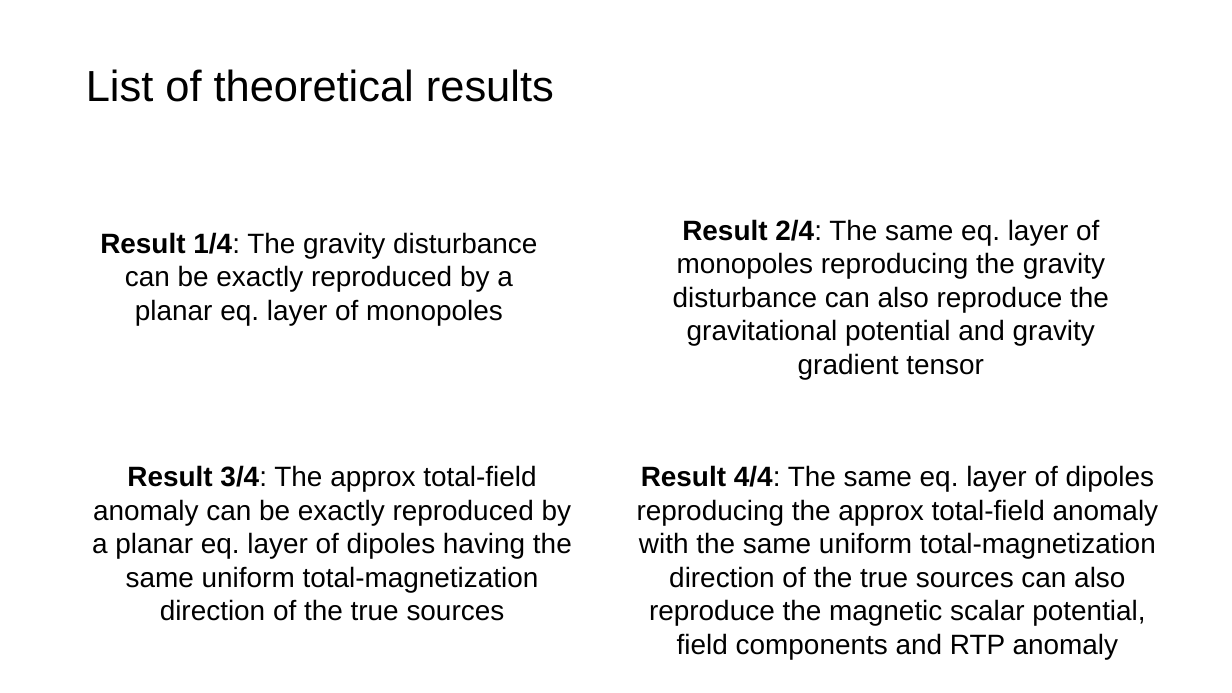
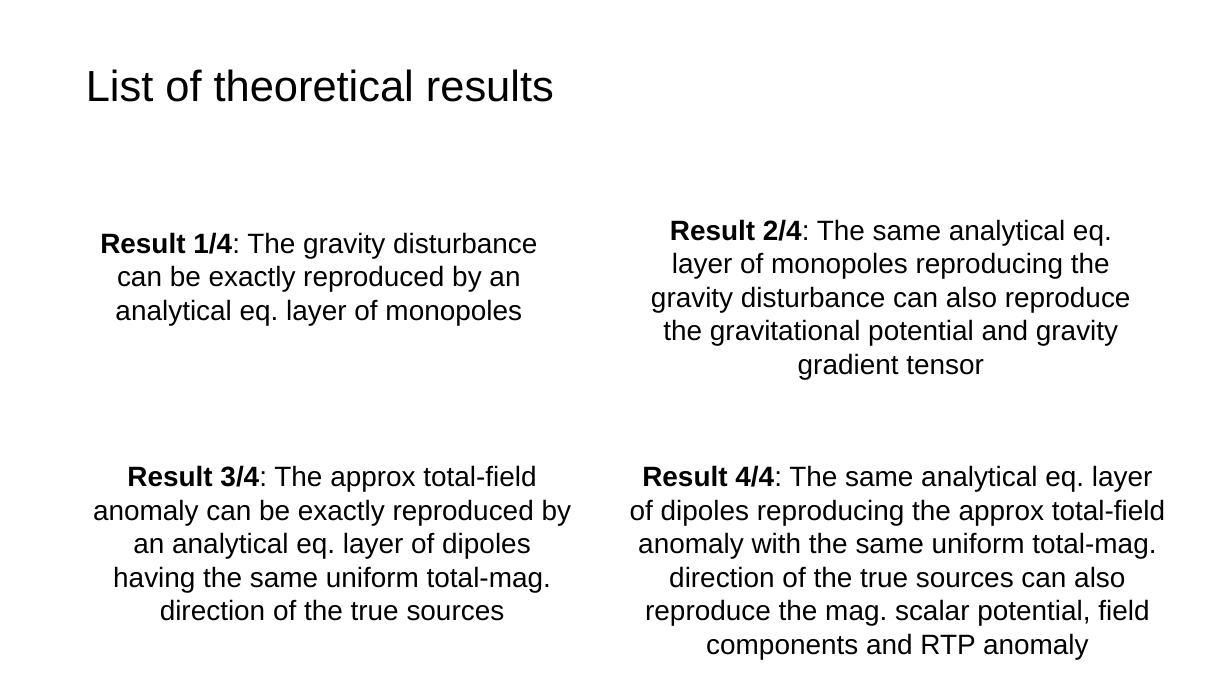
Before and after one commit to pinga-lab/EqL-overview-TU-Freiberg, a slide deck: slide 166 of TU-Freiberg-feb2022.odp (slide 144 before the commit). Drawn at 1232x693 pixels with LibreOffice and Linux fonts; fonts in the diff are those of the drawing. Boxes give left, top, right and bottom in pixels: in the first picture for what was removed or moved away, otherwise in the second. Text is boxed around its words. In the diff, an @@ line names an element or a change of style, - is before the commit and + after.

```diff
--- a/TU-Freiberg-feb2022.odp
+++ b/TU-Freiberg-feb2022.odp
@@ text at (100,232,537,325): text changed @@
-Result 1/4: The gravity disturbance can be exactly reproduced by a planar eq. layer of monopoles
+Result 1/4: The gravity disturbance can be exactly reproduced by an analytical eq. layer of monopoles
@@ text at (651,219,1131,379): text changed @@
-Result 2/4: The same eq. layer of monopoles reproducing the gravity disturbance can also reproduce the gravitational potential and gravity gradient tensor
+Result 2/4: The same analytical eq. layer of monopoles reproducing the gravity disturbance can also reproduce the gravitational potential and gravity gradient tensor
@@ text at (93,465,572,621): text changed @@
-Result 3/4: The approx total-field anomaly can be exactly reproduced by a planar eq. layer of dipoles having the same uniform total-magnetization direction of the true sources
+Result 3/4: The approx total-field anomaly can be exactly reproduced by an analytical eq. layer of dipoles having the same uniform total-mag. direction of the true sources
@@ text at (630,465,1165,659): text changed @@
-Result 4/4: The same eq. layer of dipoles reproducing the approx total-field anomaly with the same uniform total-magnetization direction of the true sources can also reproduce the magnetic scalar potential, field components and RTP anomaly
+Result 4/4: The same analytical eq. layer of dipoles reproducing the approx total-field anomaly with the same uniform total-mag. direction of the true sources can also reproduce the mag. scalar potential, field components and RTP anomaly
```
Also in this commit, not shown: 82 other slides changed, 24 slides added, 2 slides removed, 2 other files.
